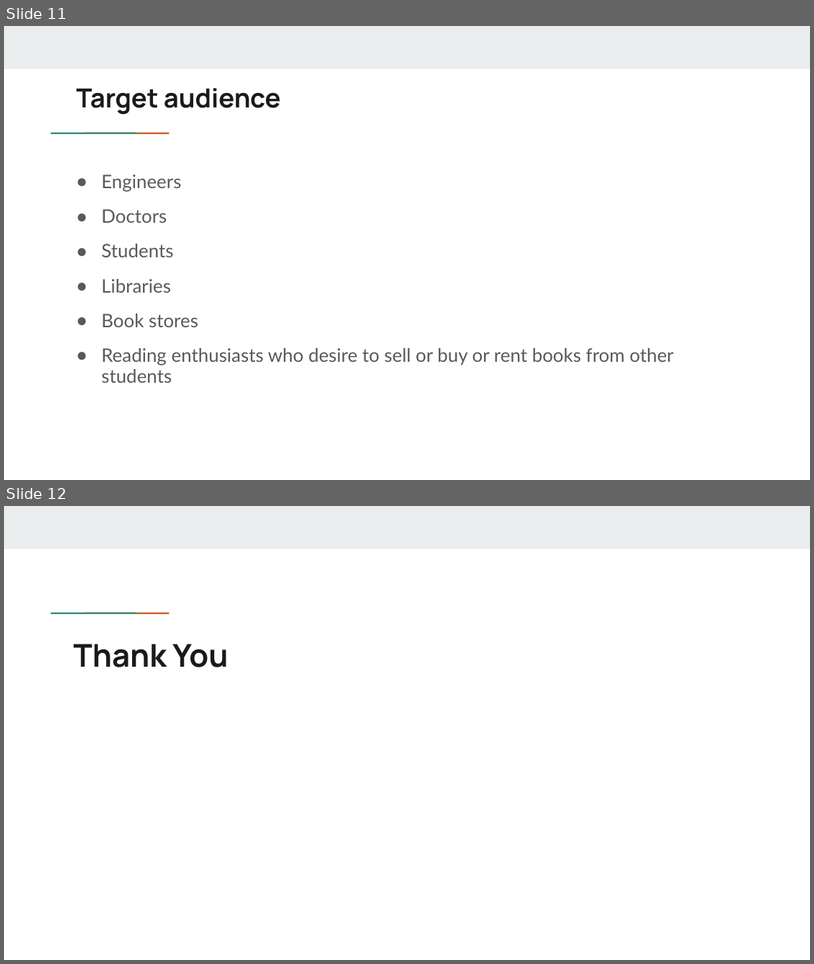
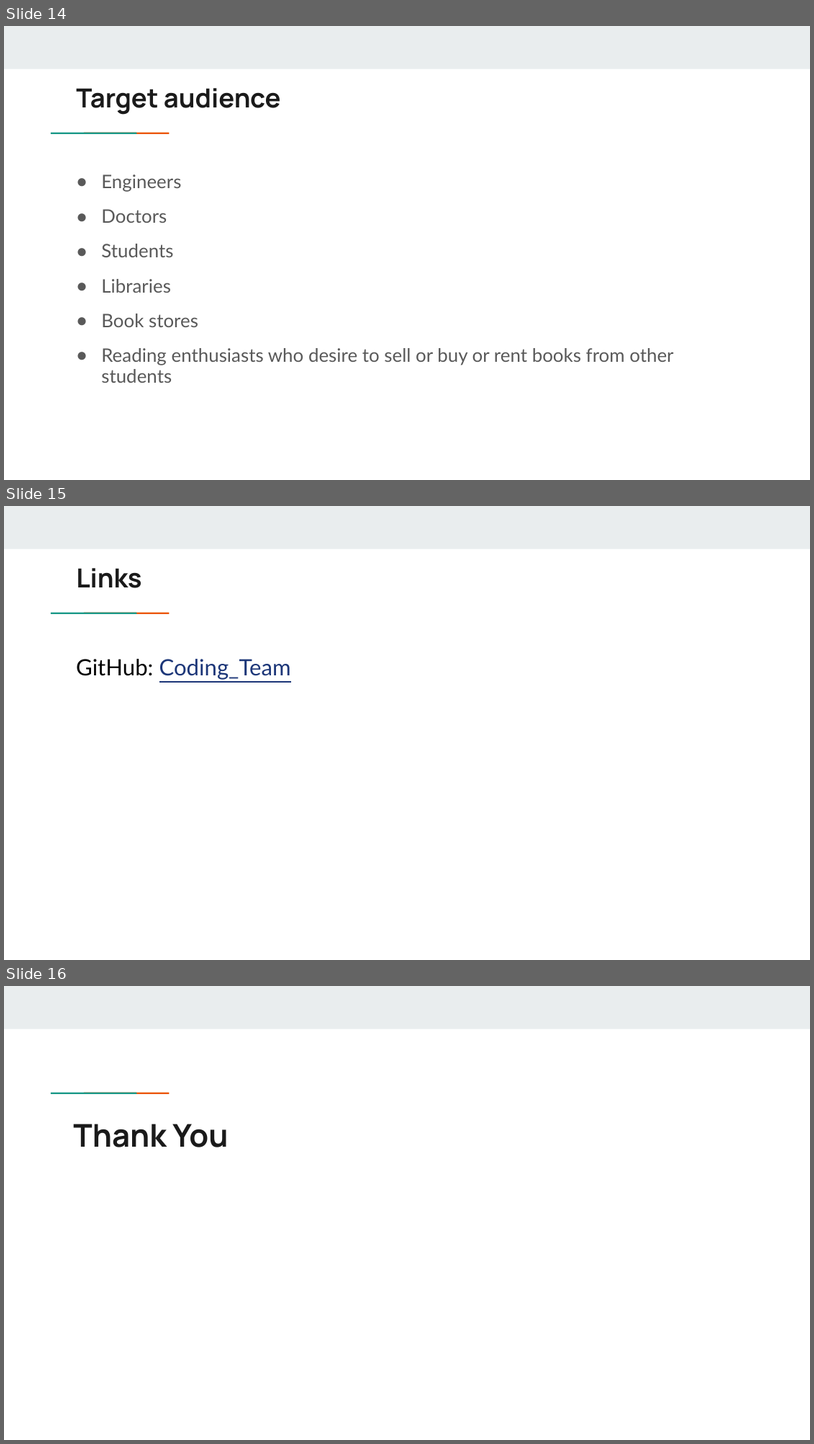
Before and after one commit to GNI-2001/CISHack-GNI, a slide deck: Coding_Team.pptx. Shown one above the other, each under a label of ours: slides 11 and 12 before the commit, slides 14, 15 and 16 after it. The pictures are 814x964 and 814x1444 pixels, drawn with LibreOffice and Linux fonts; fonts in the diff are those of the drawing. Boxes give left, top, right and bottom in pixels: in the first picture for what was removed or moved away, otherwise in the second. Text is boxed around its words. In the diff, an @@ line names an element or a change of style, - is before the commit and + after.

```diff
--- a/Coding_Team.pptx
+++ b/Coding_Team.pptx
@@ slide 15 added at box(4, 506, 810, 960), background #FFFFFF; not listed: 3 template elements that a slide beside it also shows @@
@@ title added at box(76, 568, 142, 588), 23.4 pt, text #1A1A1A, bold @@
+Links
@@ text added at box(76, 659, 291, 680), 20 pt, text #1C3678, underline @@
+GitHub: Coding_Team
@@ what was slide 11 is now slide 14 @@
@@ what was slide 12 is now slide 16 @@
```
Also in this commit, not shown: 3 other slides added, 1 other file.
